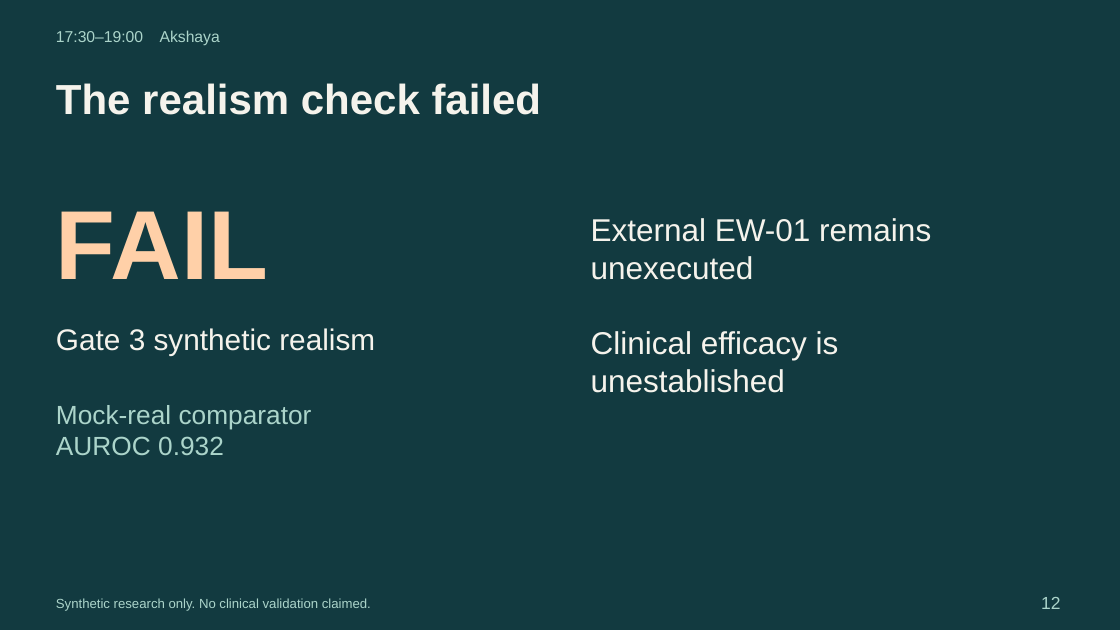
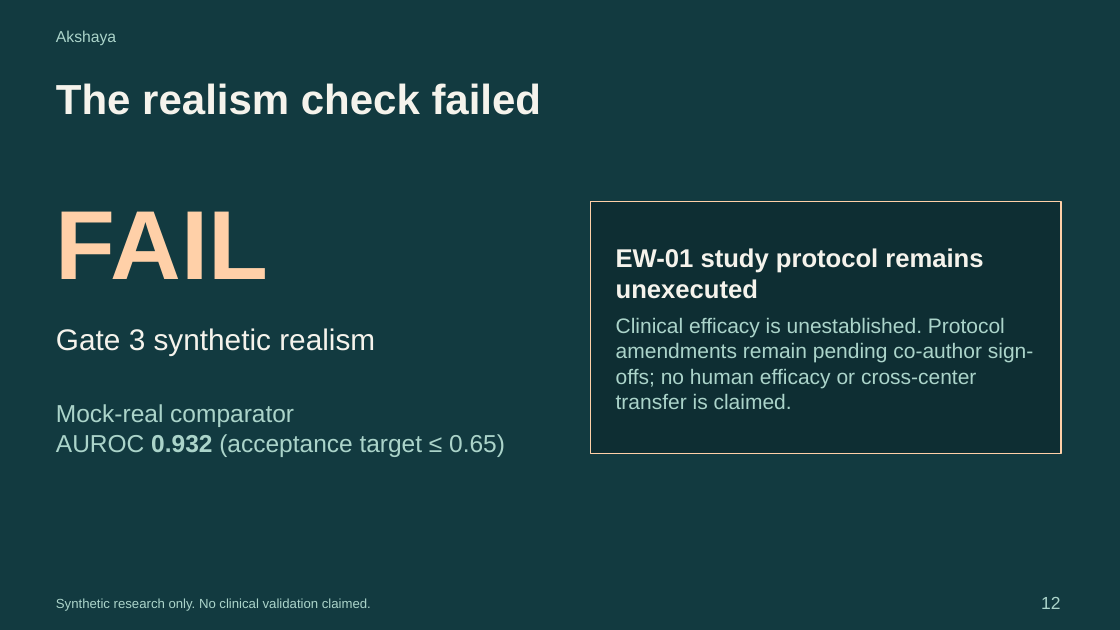
Before and after one commit to AkshayAlgoX/T2D-Glucose-Digital-Twin, a slide deck: slide 12 of docs/presentation/presentation.pptx. Drawn at 1120x630 pixels with LibreOffice and Linux fonts; fonts in the diff are those of the drawing. Boxes give left, top, right and bottom in pixels: in the first picture for what was removed or moved away, otherwise in the second. Text is boxed around its words. In the diff, an @@ line names an element or a change of style, - is before the commit and + after.

```diff
--- a/docs/presentation/presentation.pptx
+++ b/docs/presentation/presentation.pptx
@@ text at [56,30,116,45]: text changed @@
-17:30–19:00 Akshaya
+Akshaya
@@ rectangle "EW-01 study protocol remains unexecuted": place and size @@
-rectangle "EW-01 study protocol remains unexecuted" at [591,218,931,393]
+rectangle "EW-01 study protocol remains unexecuted" at [591,202,1061,454]
@@ rectangle "EW-01 study protocol remains unexecuted" at [591,202,1061,454]: vertical alignment top to middle; fill none to #0E2E33; outline none to #FFD0A8 1.5 pt @@
@@ text in rectangle at [616,248,1033,409]: text changed; size 27 to 18 pt; text colour #F5F3EC to #ABD4CA @@
-External EW-01 remains unexecuted
-Clinical efficacy is unestablished
+EW-01 study protocol remains unexecuted
+Clinical efficacy is unestablished. Protocol amendments remain pending co-author sign-offs; no human efficacy or cross-center transfer is claimed.
@@ text at [56,404,294,427]: size 22.5 to 21 pt in "Mock-real comparator" @@
@@ text at [56,434,505,457]: text changed; size 22.5 to 21 pt @@
-AUROC 0.932
+AUROC 0.932 (acceptance target ≤ 0.65)
```
Also in this commit, not shown: 13 other slides changed, 5 other files.
